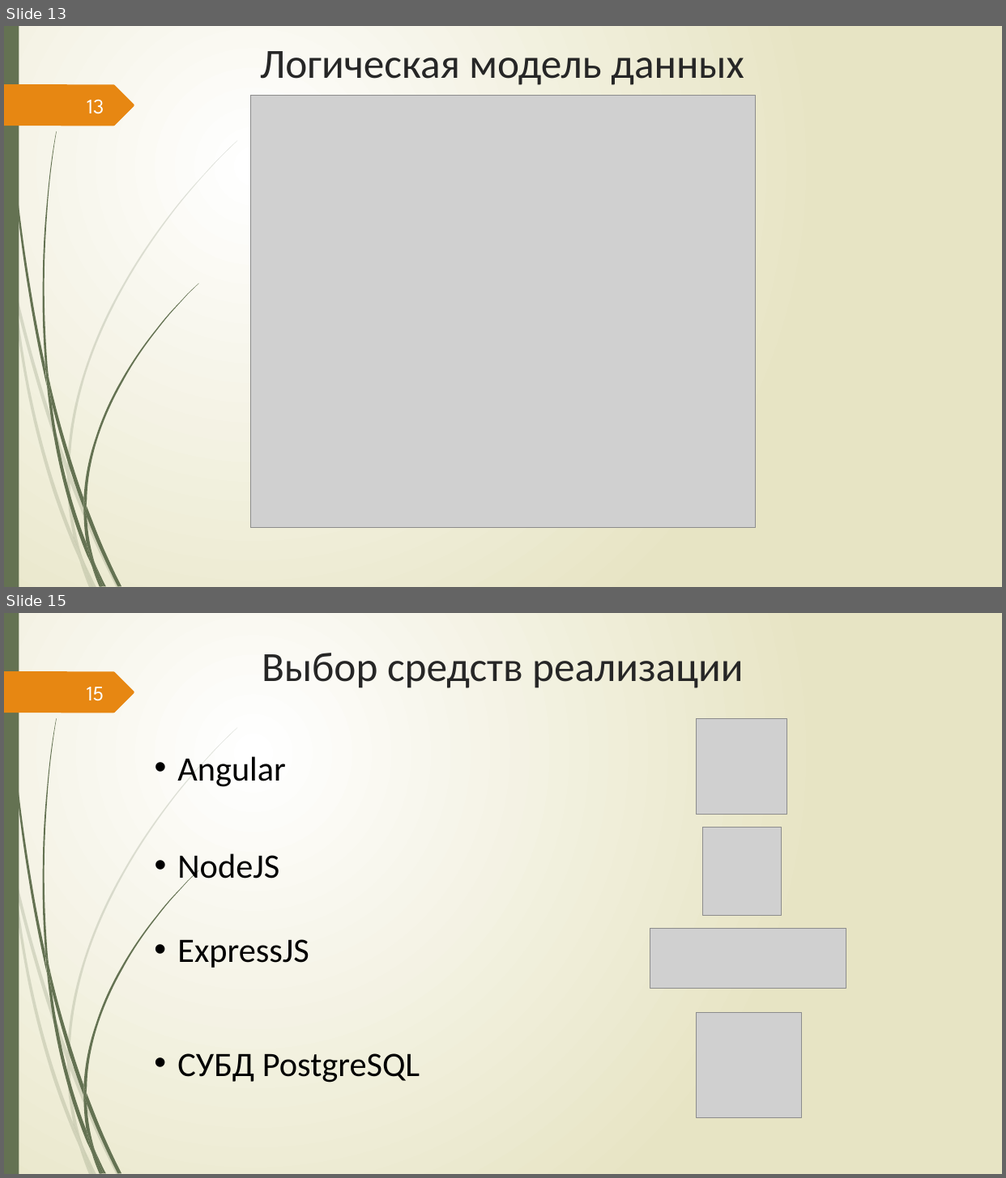
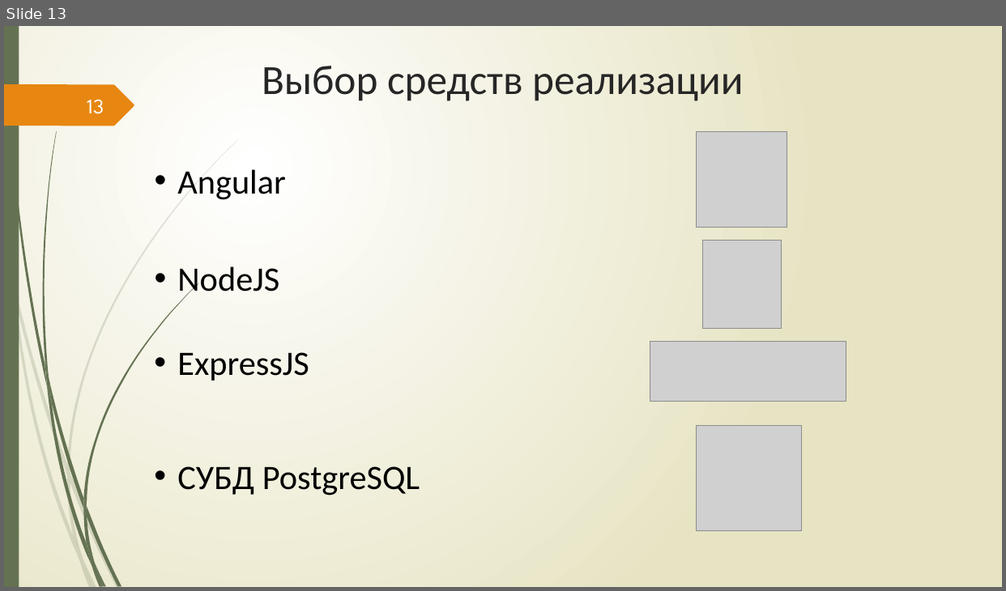
Before and after one commit to Csar9000/Quality-of-life-assessment-system, a slide deck: Документы/Презентация для конференции.pptx. Shown one above the other, each under a label of ours: slides 13 and 15 before the commit, slide 13 after it; the slides between them are not shown. The pictures are 1006x1178 and 1006x591 pixels, drawn with LibreOffice and Linux fonts; fonts in the diff are those of the drawing; grey boxes stand for pictures. Boxes give left, top, right and bottom in pixels: in the first picture for what was removed or moved away, otherwise in the second. Text is boxed around its words. In the diff, an @@ line names an element or a change of style, - is before the commit and + after.

```diff
--- a/Документы/Презентация для конференции.pptx
+++ b/Документы/Презентация для конференции.pptx
@@ slide 13 removed at (4,26,1002,587), background gradient #FFFFFF to #E8E6C4; not listed: 24 template elements that a slide beside it also shows @@
@@ title removed at (260,51,744,85) @@
-Логическая модель данных
@@ picture removed at (250,96,755,528) @@
@@ page number removed at (87,99,104,114) @@
-13
@@ what was slide 15 is now slide 13 @@
@@ page number at (87,99,104,114): text changed @@
-15
+13
```
Also in this commit, not shown: 1 slide changed, 1 slide added, 2 other slides removed, 7 other files.
